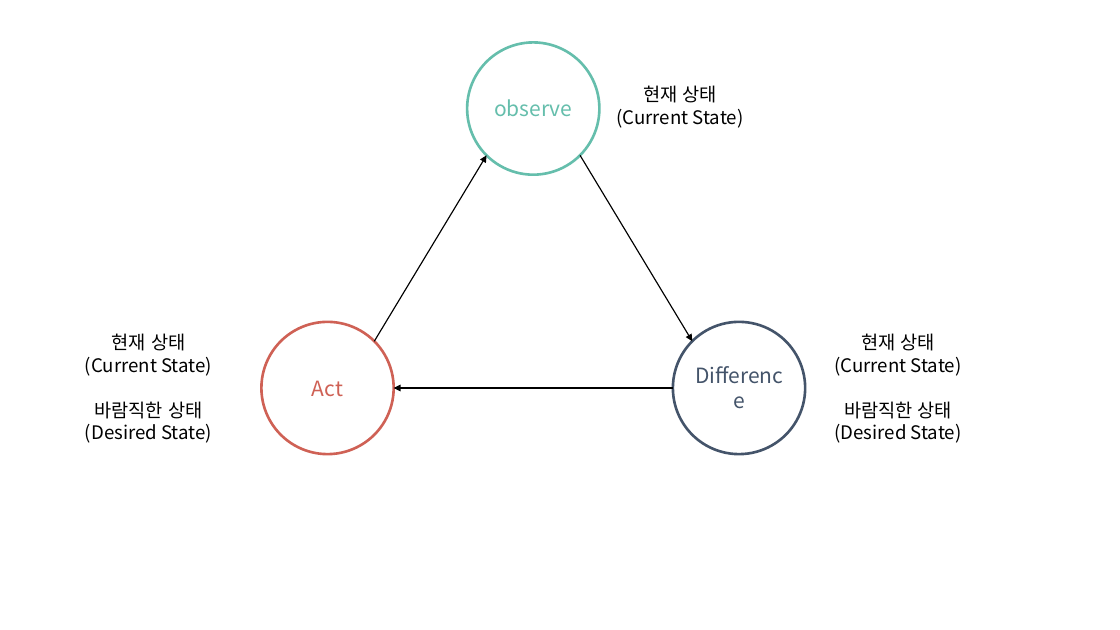
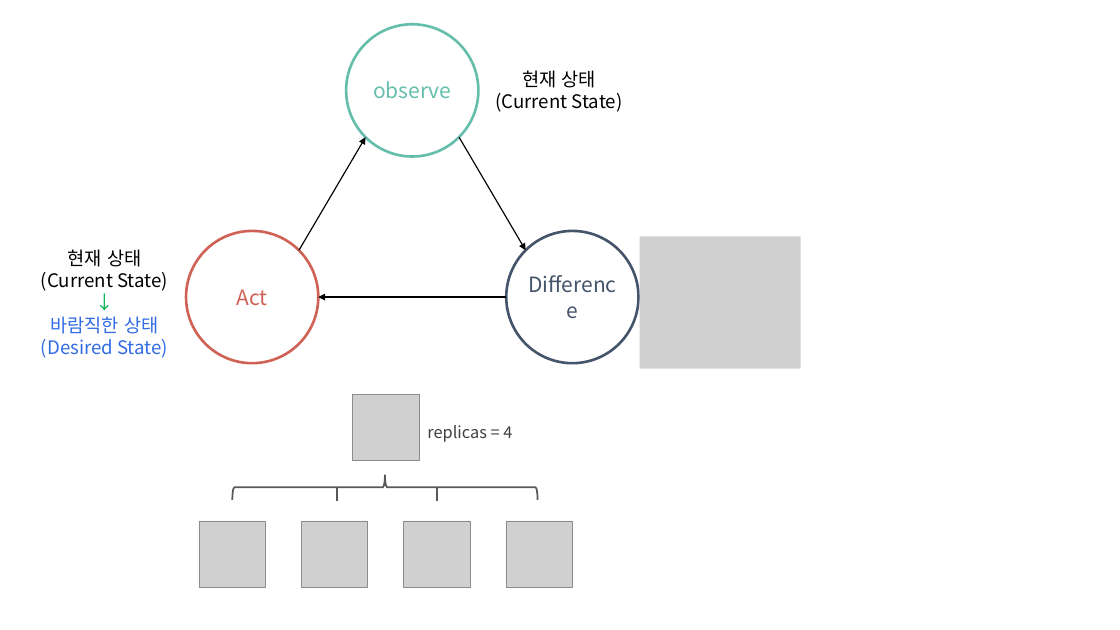
Before and after one commit to siwon-park/Infra-Study, a slide deck: slide 10 of markdown_image.pptx. Drawn at 1120x630 pixels with LibreOffice and Linux fonts; fonts in the diff are those of the drawing; grey boxes stand for pictures. Boxes give left, top, right and bottom in pixels: in the first picture for what was removed or moved away, otherwise in the second. Text is boxed around its words. In the diff, an @@ line names an element or a change of style, - is before the commit and + after.

```diff
--- a/markdown_image.pptx
+++ b/markdown_image.pptx
@@ ellipse "observe": place and size @@
-ellipse "observe" at [467, 43, 599, 175]
+ellipse "observe" at [346, 24, 478, 156]
@@ text "현재 상태 (Current State)": place and size @@
-text "현재 상태 (Current State)" at [617, 85, 744, 128]
+text "현재 상태 (Current State)" at [495, 70, 623, 112]
@@ arrow moved from (375, 341) - (486, 155) to (299, 250) - (365, 137) @@
@@ arrow moved from (581, 155) - (692, 341) to (460, 137) - (526, 250) @@
@@ text "현재 상태 (Current State) ↓ ..." at [41, 249, 168, 358]: vertical alignment top to middle @@
@@ ellipse "Act": place and size @@
-ellipse "Act" at [261, 322, 393, 454]
+ellipse "Act" at [186, 231, 318, 363]
@@ ellipse "Difference": place and size @@
-ellipse "Difference" at [673, 322, 805, 454]
+ellipse "Difference" at [507, 231, 639, 363]
@@ picture added at [639, 236, 801, 368] @@
@@ text at [41, 249, 168, 358]: text changed; text colour #000000 to #326CE5 @@
-현재 상태
-(Current State)
-바람직한 상태
-(Desired State)
+현재 상태
+(Current State)
+↓
+바람직한 상태
+(Desired State)
@@ arrow moved from (673, 388) - (394, 388) to (507, 297) - (318, 297) @@
@@ text removed at [835, 333, 962, 443] @@
-현재 상태
-(Current State)
-바람직한 상태
-(Desired State)
@@ picture added at [353, 395, 419, 461] @@
@@ text added at [427, 425, 512, 442], 14 pt, text #404040 @@
+replicas = 4
@@ right brace added at [232, 474, 537, 500], outline #595959 1.5 pt @@
@@ line added from (337, 488) to (337, 502), #595959 1.5 pt @@
@@ line added from (437, 488) to (437, 502), #595959 1.5 pt @@
@@ picture added at [199, 521, 266, 587] @@
@@ picture added at [302, 521, 368, 587] @@
@@ picture added at [404, 521, 471, 587] @@
@@ picture added at [507, 521, 573, 587] @@
```
Also in this commit, not shown: 1 other file.
